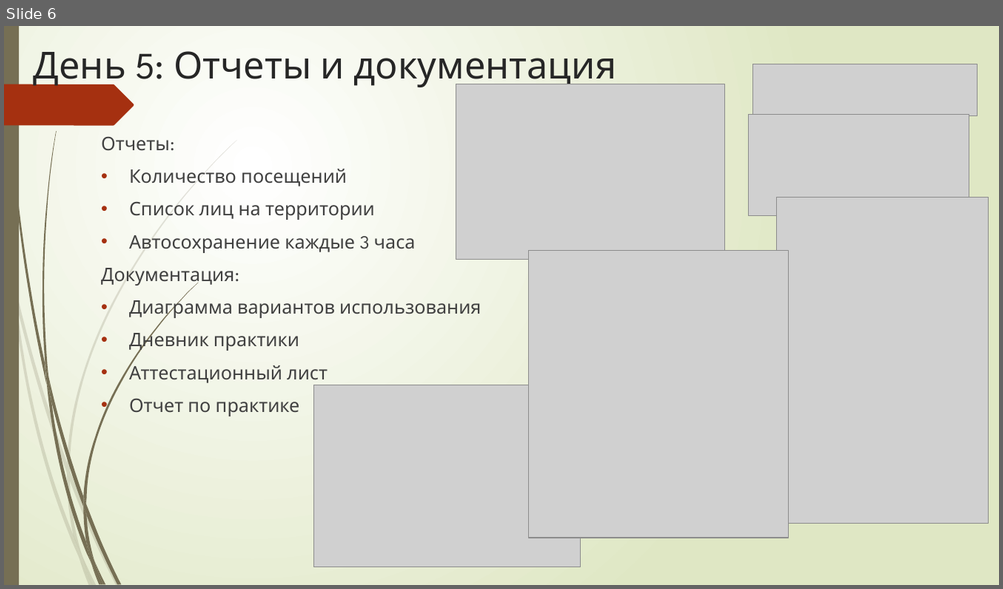
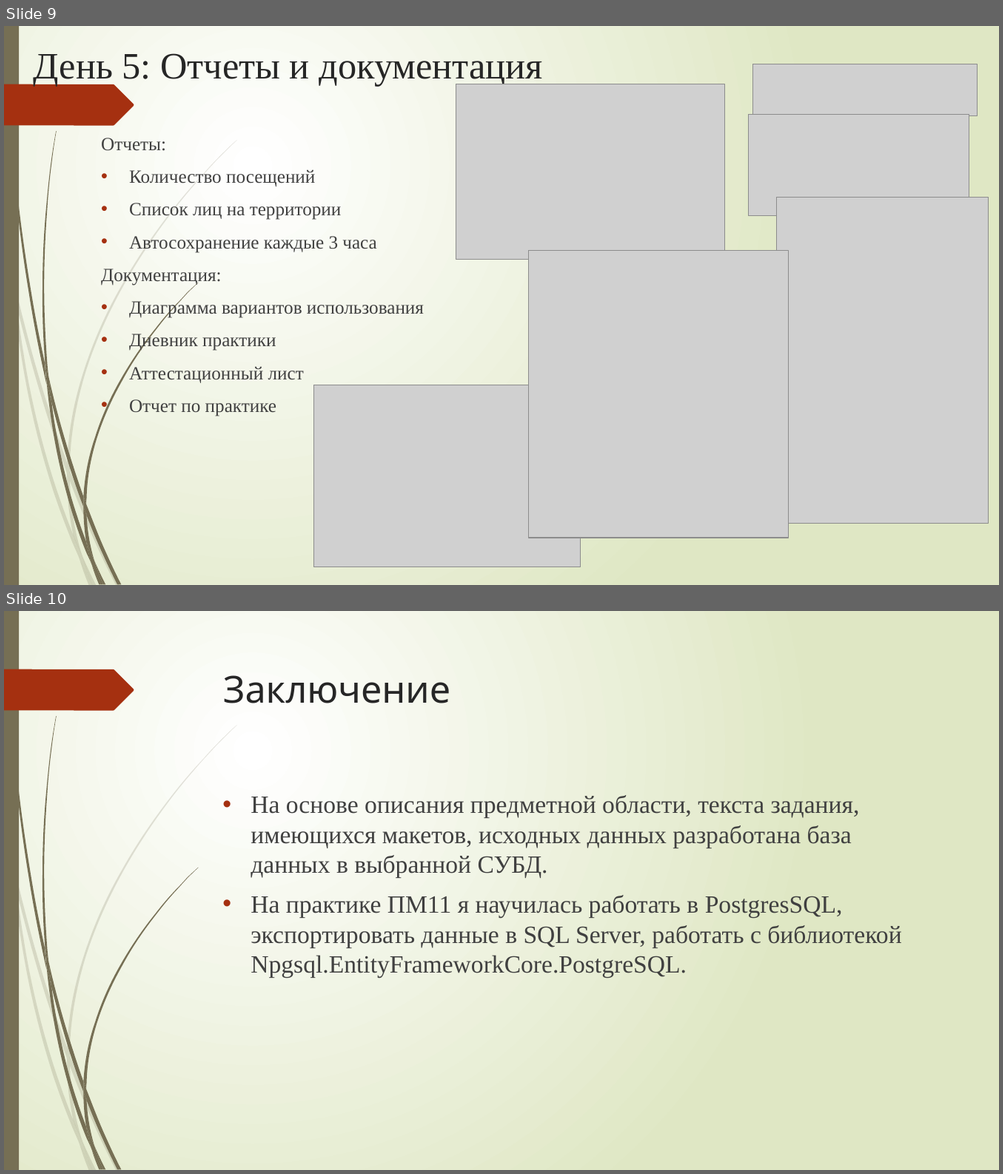
Before and after one commit to ulanadlapraktiki/11, a slide deck: Защита/OTChET.pptx. Shown one above the other, each under a label of ours: slide 6 before the commit, slides 9 and 10 after it. The pictures are 1003x589 and 1003x1174 pixels, drawn with LibreOffice and Linux fonts; fonts in the diff are those of the drawing; grey boxes stand for pictures. Boxes give left, top, right and bottom in pixels: in the first picture for what was removed or moved away, otherwise in the second. Text is boxed around its words. In the diff, an @@ line names an element or a change of style, - is before the commit and + after.

```diff
--- a/Защита/OTChET.pptx
+++ b/Защита/OTChET.pptx
@@ slide 10 added at (x1=4, y1=611, x2=999, y2=1170), background gradient #FFFFFF to #DFE8C4; not listed: 24 template elements that a slide beside it also shows @@
@@ title added at (x1=223, y1=675, x2=450, y2=703), 36 pt, text #262626 @@
+Заключение
@@ text added at (x1=250, y1=795, x2=901, y2=978), 24 pt, text #404040 @@
+• На основе описания предметной области, текста задания, имеющихся макетов, исходных данных разработана база данных в выбранной СУБД.
+• На практике ПМ11 я научилась работать в PostgresSQL, экспортировать данные в SQL Server, работать с библиотекой Npgsql.EntityFrameworkCore.PostgreSQL.
@@ what was slide 6 is now slide 9 @@
@@ slide 9 changed as well @@
@@ title "День 5: Отчеты и документация" at (x1=34, y1=53, x2=542, y2=87): font League Spartan to Times New Roman @@
@@ text "Отчеты:" at (x1=101, y1=138, x2=424, y2=417): font League Spartan to Times New Roman @@
```
Also in this commit, not shown: 5 other slides changed, 3 other slides added, 1 other file.
